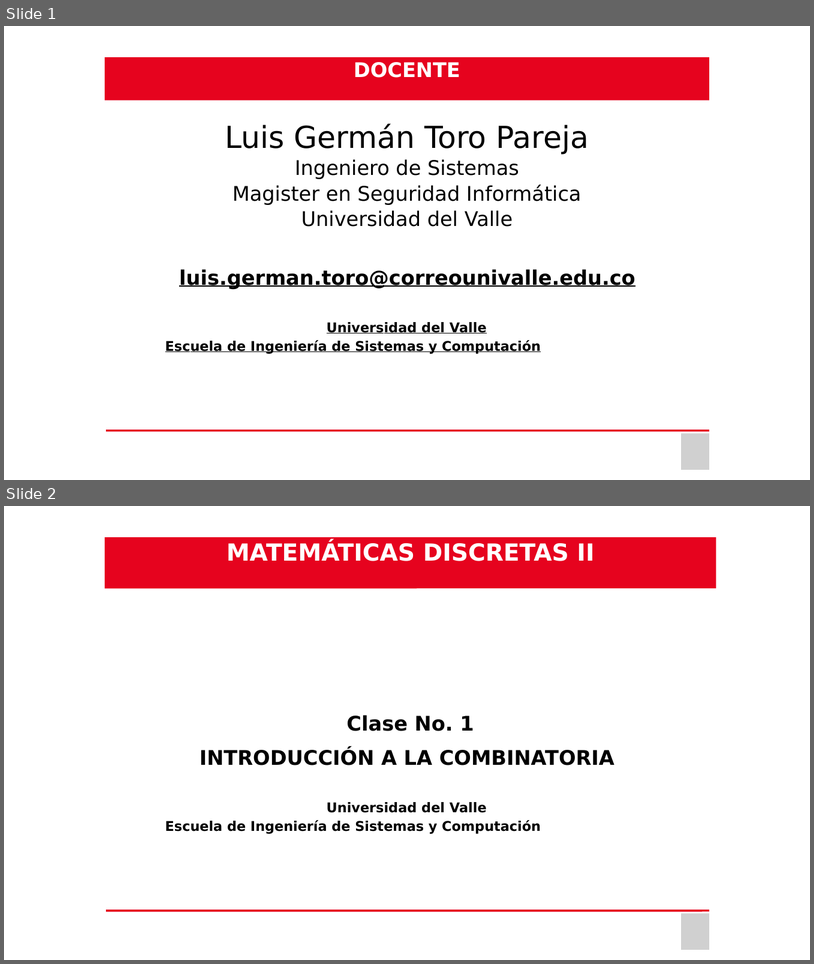
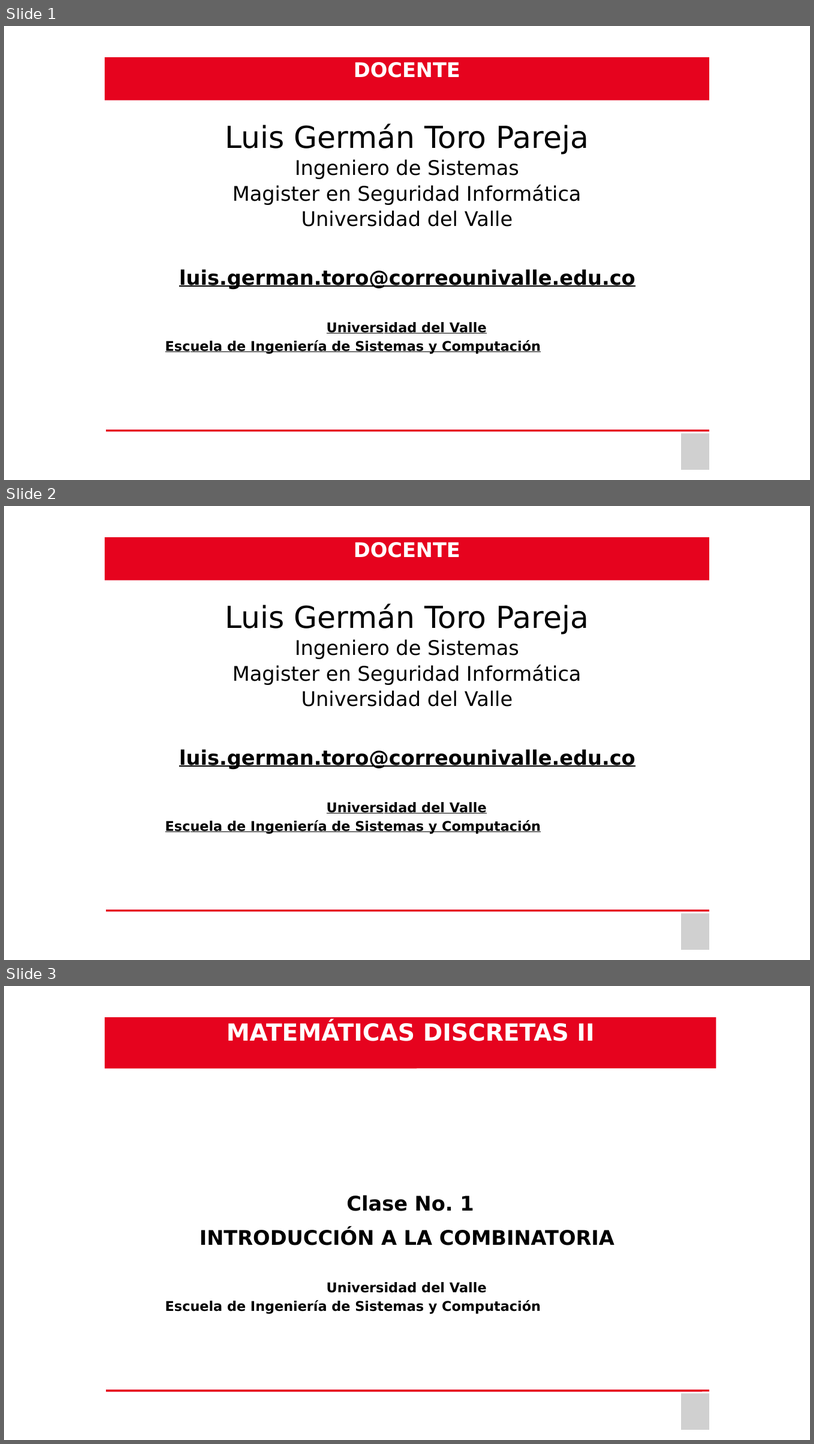
Before and after one commit to ElVers0/Automovil, a slide deck: Clase 1.pptx. Shown one above the other, each under a label of ours: slides 1 and 2 before the commit, slides 1, 2 and 3 after it. The pictures are 814x964 and 814x1444 pixels, drawn with LibreOffice and Linux fonts; fonts in the diff are those of the drawing; grey boxes stand for pictures. Boxes give left, top, right and bottom in pixels: in the first picture for what was removed or moved away, otherwise in the second. Text is boxed around its words. In the diff, an @@ line names an element or a change of style, - is before the commit and + after.

```diff
--- a/Clase 1.pptx
+++ b/Clase 1.pptx
@@ slide 2 added at (4,506,810,960), background #FFFFFF @@
@@ freeform shape added at (105,537,710,580), fill #E6031E, 24 pt, text #FFFFFF, bold @@
+DOCENTE
@@ title added at (225,603,589,706), 24 pt, text #000000 @@
+Luis Germán Toro Pareja
+Ingeniero de Sistemas
+Magister en Seguridad Informática
+Universidad del Valle
@@ subtitle added at (165,749,636,834), 16 pt, text #000000, bold, underline @@
+luis.german.toro@correounivalle.edu.co
+Universidad del Valle
+Escuela de Ingeniería de Sistemas y Computación
@@ freeform shape added at (105,904,710,910), outline #E6031E 2.25 pt @@
@@ picture added at (681,913,710,949) @@
@@ what was slide 2 is now slide 3 @@
```
Also in this commit, not shown: 2 slides removed, 1 other file.
